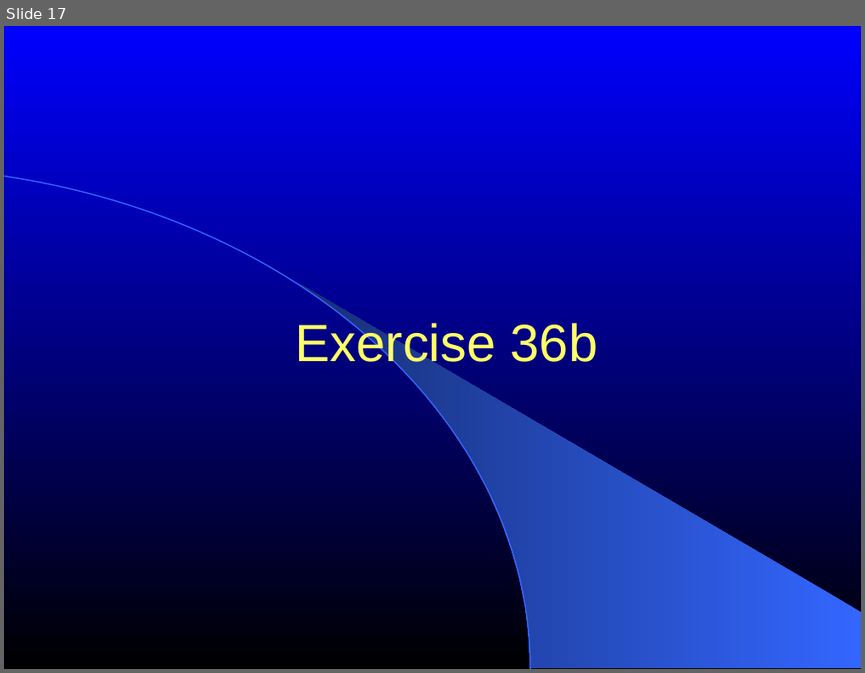
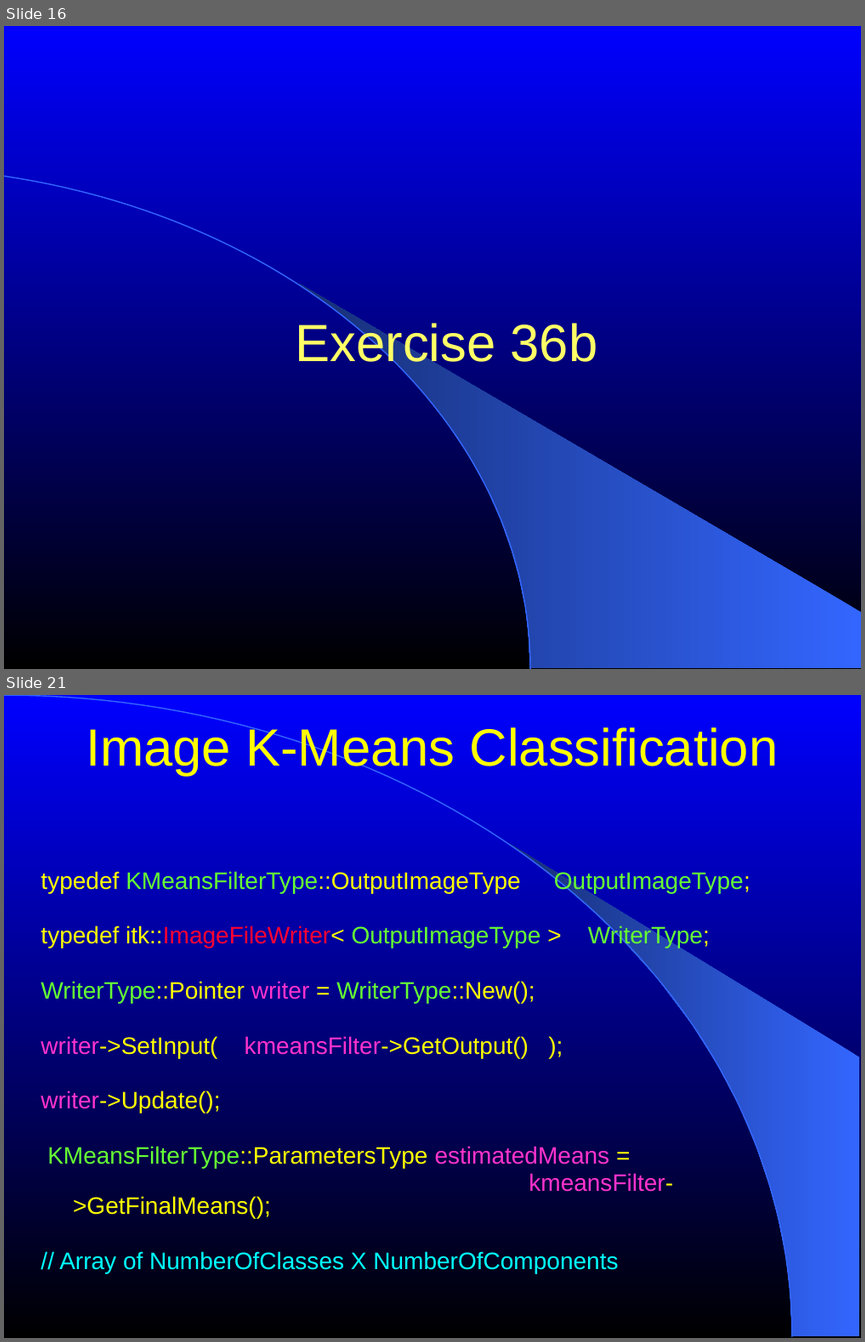
Before and after one commit to lheckemann/namic-sandbox, a slide deck: ITKAdvancedCourse/doc/presentations/Insight-StatisticalClassification.ppt. Shown one above the other, each under a label of ours: slide 17 before the commit, slides 16 and 21 after it; the slides between them are not shown. The pictures are 865x673 and 865x1342 pixels, drawn with LibreOffice and Linux fonts; fonts in the diff are those of the drawing. Boxes give left, top, right and bottom in pixels: in the first picture for what was removed or moved away, otherwise in the second. Text is boxed around its words. In the diff, an @@ line names an element or a change of style, - is before the commit and + after.

```diff
--- a/ITKAdvancedCourse/doc/presentations/Insight-StatisticalClassification.ppt
+++ b/ITKAdvancedCourse/doc/presentations/Insight-StatisticalClassification.ppt
@@ slide 21 added at [4, 695, 861, 1338], background gradient #0000FF to #000000 @@
@@ freeform shape added at [4, 695, 792, 1336], outline #3366FF 0.99 pt @@
@@ title added at [86, 726, 778, 776], 44 pt, text #FFFF00 @@
+Image K-Means Classification
@@ freeform shape added at [509, 843, 859, 1336], fill gradient #3366FF to #172F75 @@
@@ text added at [41, 871, 750, 1273], 20 pt, text #FFFF00 @@
+typedef KMeansFilterType::OutputImageType OutputImageType;
+typedef itk::ImageFileWriter< OutputImageType > WriterType;
+WriterType::Pointer writer = WriterType::New();
+writer->SetInput( kmeansFilter->GetOutput() );
+writer->Update();
+KMeansFilterType::ParametersType estimatedMeans =
+kmeansFilter->GetFinalMeans();
+// Array of NumberOfClasses X NumberOfComponents
@@ what was slide 17 is now slide 16 @@
```
Also in this commit, not shown: 4 slides changed, 15 other slides added.
